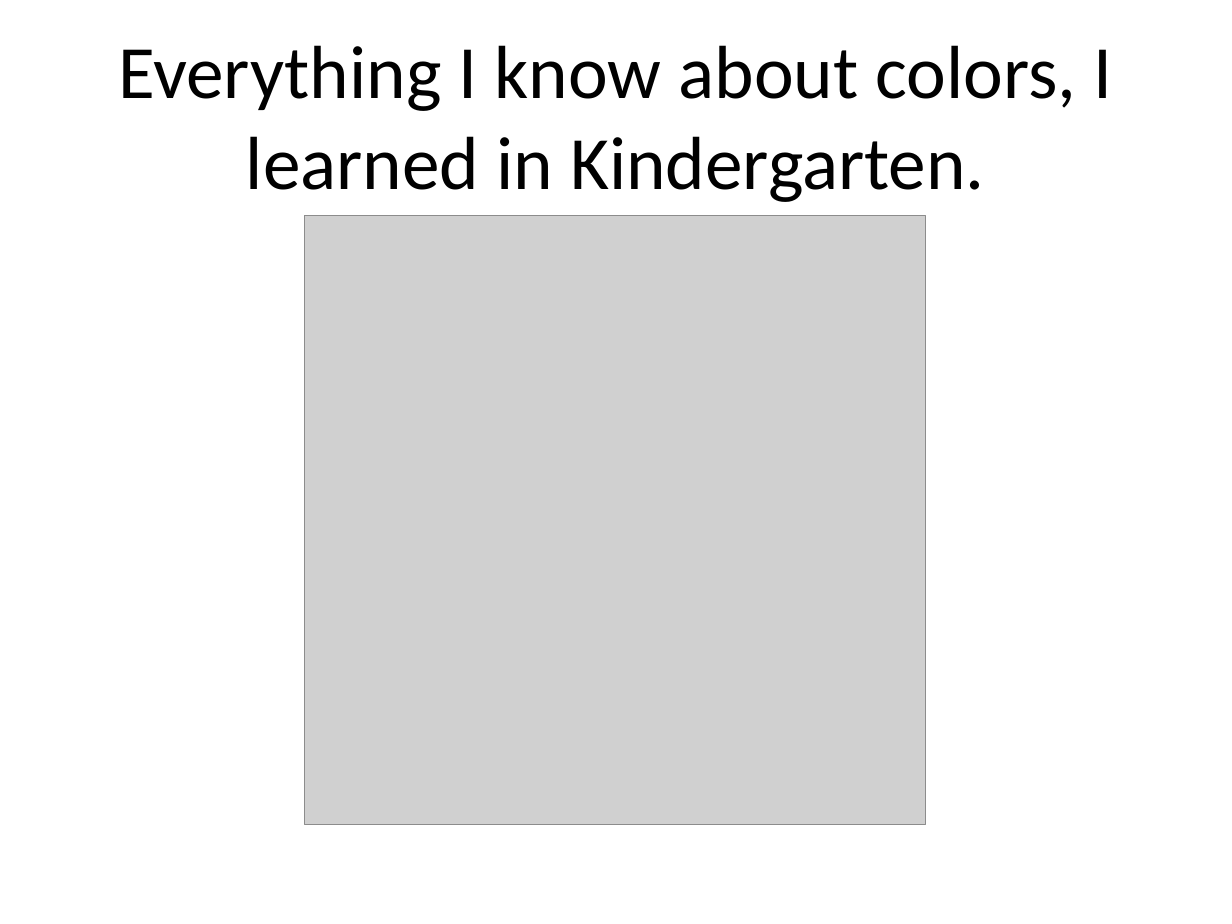
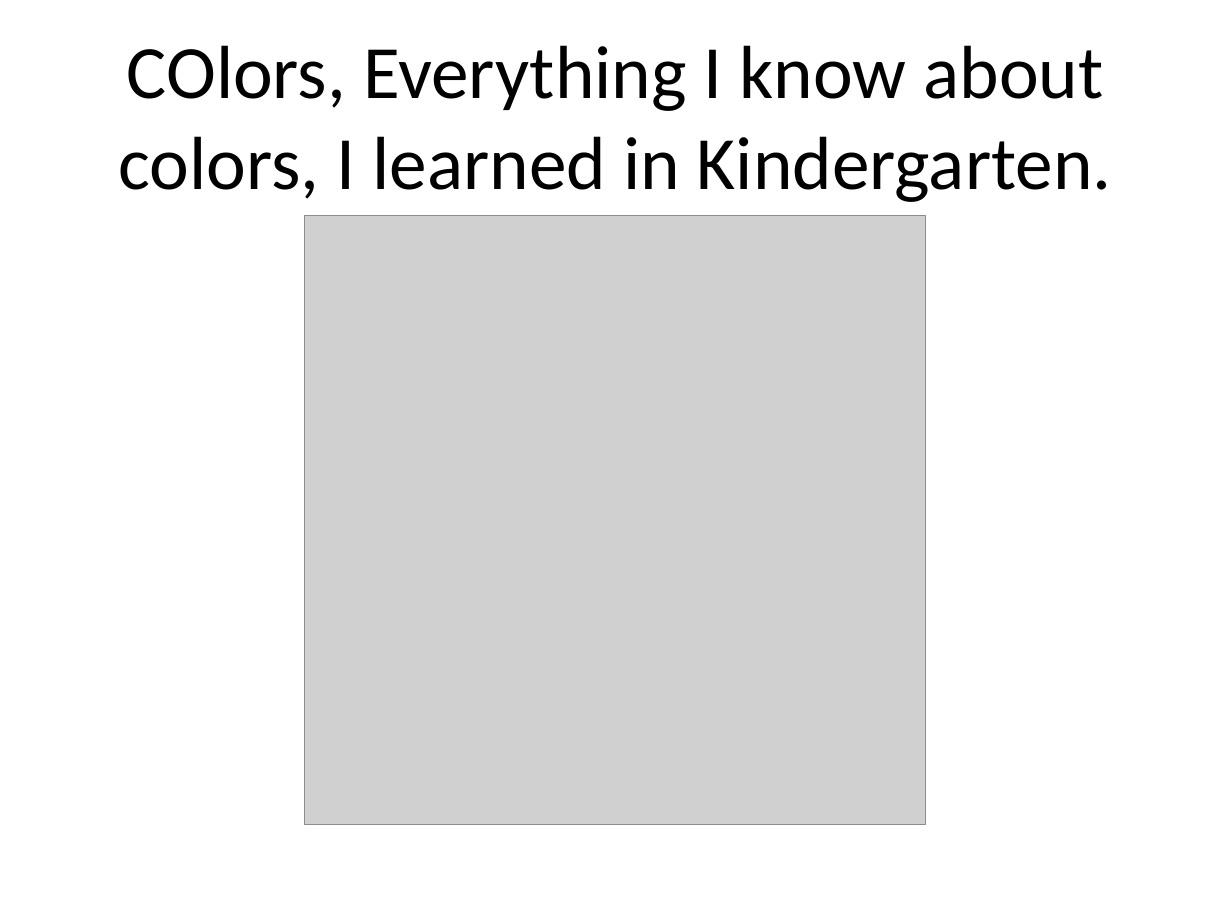
Before and after one commit to pmean/data-visualization, a slide deck: slide 11 of data-viz-02/src/v02-complete-lecture.pptx (slide 10 before the commit). Drawn at 1232x924 pixels with LibreOffice and Linux fonts; fonts in the diff are those of the drawing; grey boxes stand for pictures. Boxes give left, top, right and bottom in pixels: in the first picture for what was removed or moved away, otherwise in the second. Text is boxed around its words. In the diff, an @@ line names an element or a change of style, - is before the commit and + after.

```diff
--- a/data-viz-02/src/v02-complete-lecture.pptx
+++ b/data-viz-02/src/v02-complete-lecture.pptx
@@ title at bbox=[119, 45, 1112, 202]: text changed @@
-Everything I know about colors, I learned in Kindergarten.
+COlors, Everything I know about colors, I learned in Kindergarten.
```
Also in this commit, not shown: 88 other slides changed, 15 slides added, 2 slides removed, 20 other files.
